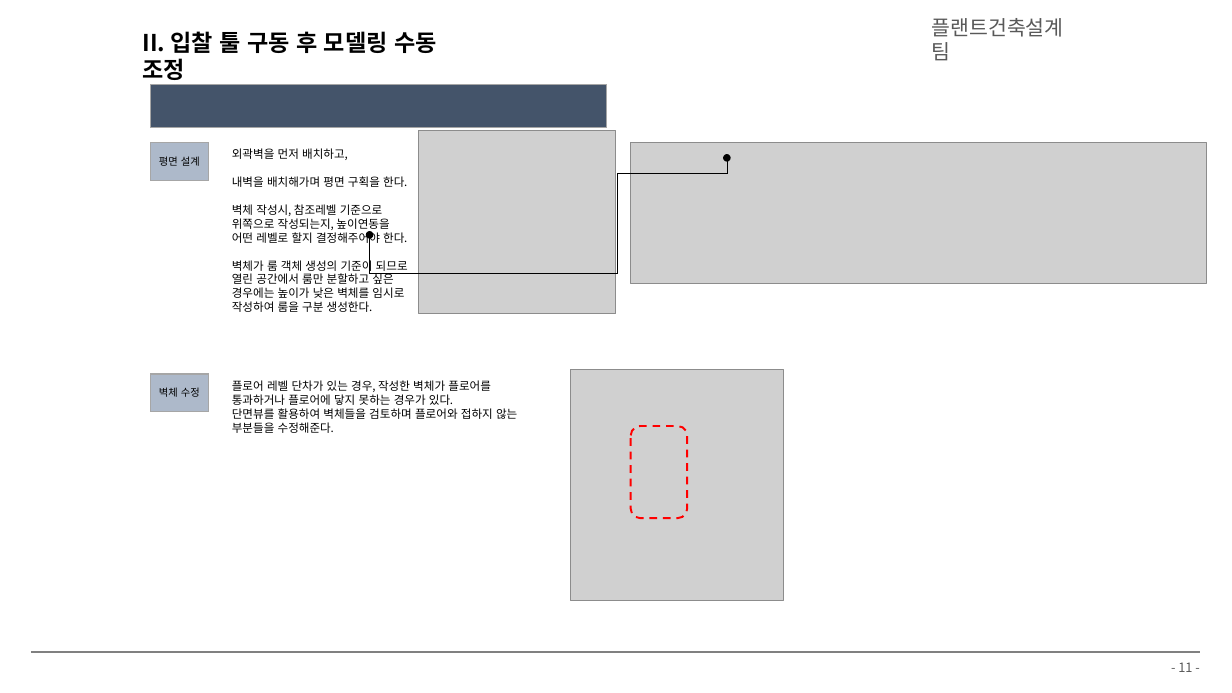
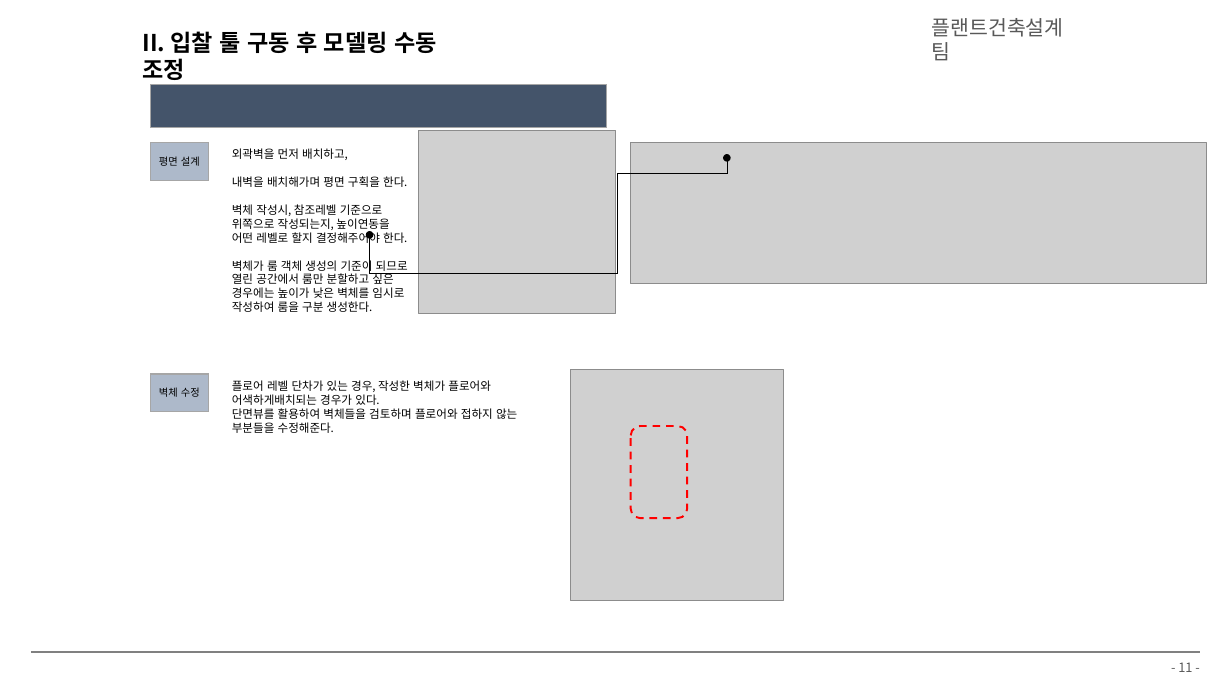
Before and after one commit to hnanmal/mQ, a slide deck: slide 11 of etc/_팀교육/플랜트건축설계팀_BIM 팀 교육자료(2024).pptx. Drawn at 1232x693 pixels with LibreOffice and Linux fonts; fonts in the diff are those of the drawing; grey boxes stand for pictures; background and template pictures are left out. Boxes give left, top, right and bottom in pixels: in the first picture for what was removed or moved away, otherwise in the second. Text is boxed around its words. In the diff, an @@ line names an element or a change of style, - is before the commit and + after.

```diff
--- a/etc/_팀교육/플랜트건축설계팀_BIM 팀 교육자료(2024).pptx
+++ b/etc/_팀교육/플랜트건축설계팀_BIM 팀 교육자료(2024).pptx
@@ text at bbox=[232, 380, 491, 405]: text changed @@
-플로어 레벨 단차가 있는 경우, 작성한 벽체가 플로어를 통과하거나 플로어에 닿지 못하는 경우가 있다.
+플로어 레벨 단차가 있는 경우, 작성한 벽체가 플로어와 어색하게배치되는 경우가 있다.
```
Also in this commit, not shown: 1 other slide changed, 1 slide added, 18 other files.
